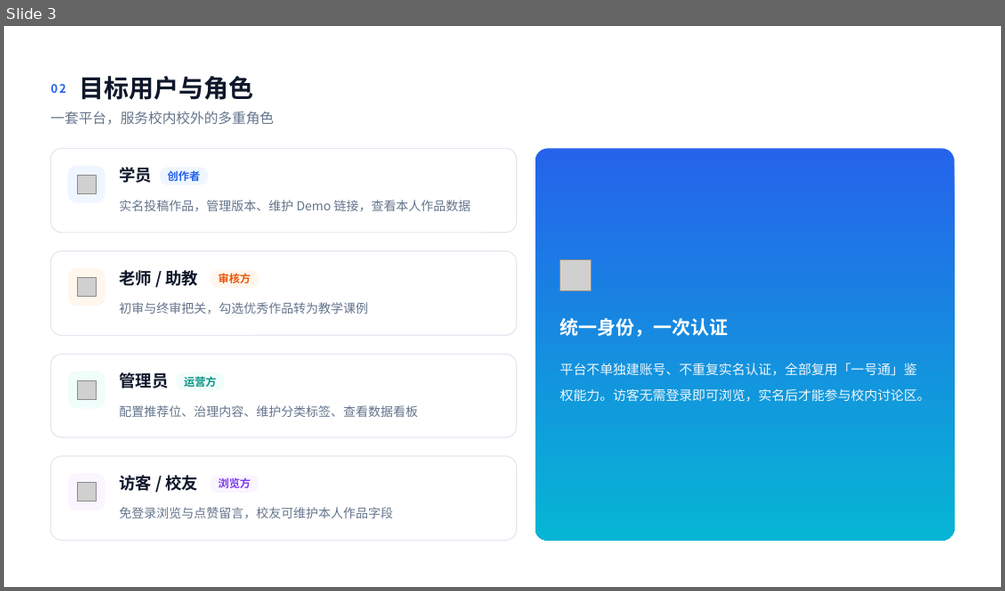
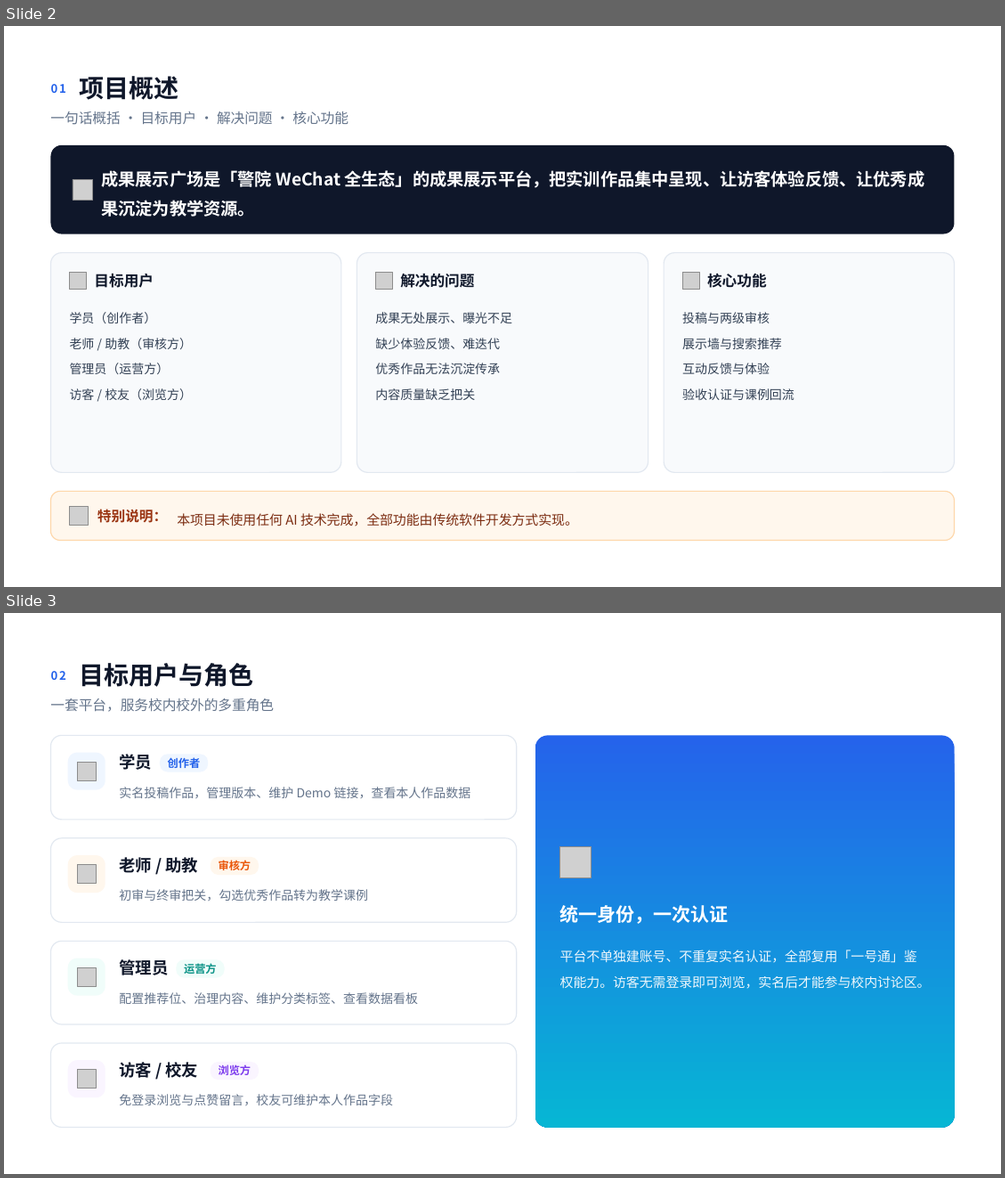
Before and after one commit to DRINKDOLL/DRNKDOLL, a slide deck: output/成果展示广场演示/成果展示广场.pptx. Shown one above the other, each under a label of ours: slide 3 before the commit, slides 2 and 3 after it. The pictures are 1005x591 and 1005x1178 pixels, drawn with LibreOffice and Linux fonts; fonts in the diff are those of the drawing; grey boxes stand for pictures. Boxes give left, top, right and bottom in pixels: in the first picture for what was removed or moved away, otherwise in the second. Text is boxed around its words. In the diff, an @@ line names an element or a change of style, - is before the commit and + after.

Commit message:
新增控制台仪表盘定制、表单验证与权限校验脚本
- 新增控制台 UI 定制补丁（session keep-alive、dashboard 布局、菜单项移除）
- 新增表单验证与角色权限校验脚本（verify_form / verify_role_permission）
- 新增权限验证截图与改版效果图 HTML
- 更新成果管理模板、manage_server.py 与插件禁用清单
- 更新演示文稿 slides 与 PDF/PPTX 成品

```diff
--- a/output/成果展示广场演示/成果展示广场.pptx
+++ b/output/成果展示广场演示/成果展示广场.pptx
@@ slide 2 added at [4, 26, 1001, 587], background #FFFFFF @@
@@ text added at [80, 76, 179, 100], 24 pt, text #0F172A, bold @@
+项目概述
@@ text added at [51, 84, 66, 93], 11.2 pt, text #2563EB, bold @@
+01
@@ text added at [50, 111, 348, 125], 13.5 pt, text #64748B @@
+一句话概括 · 目标用户 · 解决问题 · 核心功能
@@ rounded rectangle added at [50, 145, 954, 234], fill #0F172A @@
@@ picture added at [73, 179, 93, 200] @@
@@ text added at [101, 170, 924, 216], 16.5 pt, text #FFFFFF, bold @@
+成果展示广场是「警院 WeChat 全生态」的成果展示平台，把实训作品集中呈现、让访客体验反馈、让优秀成果沉淀为教学资源。
@@ rounded rectangle added at [50, 253, 341, 473], fill #F8FAFC, outline #E2E8F0 1 pt @@
@@ rounded rectangle added at [357, 253, 648, 473], fill #F8FAFC, outline #E2E8F0 1 pt @@
@@ rounded rectangle added at [663, 253, 955, 473], fill #F8FAFC, outline #E2E8F0 1 pt @@
@@ picture added at [70, 272, 87, 289] @@
@@ text added at [94, 273, 154, 288], 14.2 pt, text #0F172A, bold @@
+目标用户
@@ picture added at [376, 272, 393, 289] @@
@@ text added at [400, 273, 474, 288], 14.2 pt, text #0F172A, bold @@
+解决的问题
@@ picture added at [682, 272, 699, 289] @@
@@ text added at [707, 273, 767, 288], 14.2 pt, text #0F172A, bold @@
+核心功能
@@ text added at [70, 312, 192, 400], 12 pt, text #334155 @@
+学员（创作者）
+老师 / 助教（审核方）
+管理员（运营方）
+访客 / 校友（浏览方）
@@ text added at [375, 312, 512, 400], 12 pt, text #334155 @@
+成果无处展示、曝光不足
+缺少体验反馈、难迭代
+优秀作品无法沉淀传承
+内容质量缺乏把关
@@ text added at [682, 312, 794, 400], 12 pt, text #334155 @@
+投稿与两级审核
+展示墙与搜索推荐
+互动反馈与体验
+验收认证与课例回流
@@ rounded rectangle added at [50, 491, 954, 540], fill #FFF7ED, outline #FED7AA 1 pt @@
@@ picture added at [70, 507, 89, 525] @@
@@ text added at [97, 508, 167, 523], 13.5 pt, text #9A3412, bold @@
+特别说明：
@@ text added at [177, 513, 578, 526], 12.8 pt, text #7C2D12 @@
+本项目未使用任何 AI 技术完成，全部功能由传统软件开发方式实现。
```
Also in this commit, not shown: 1 slide changed, 1 slide removed, 37 other files.
